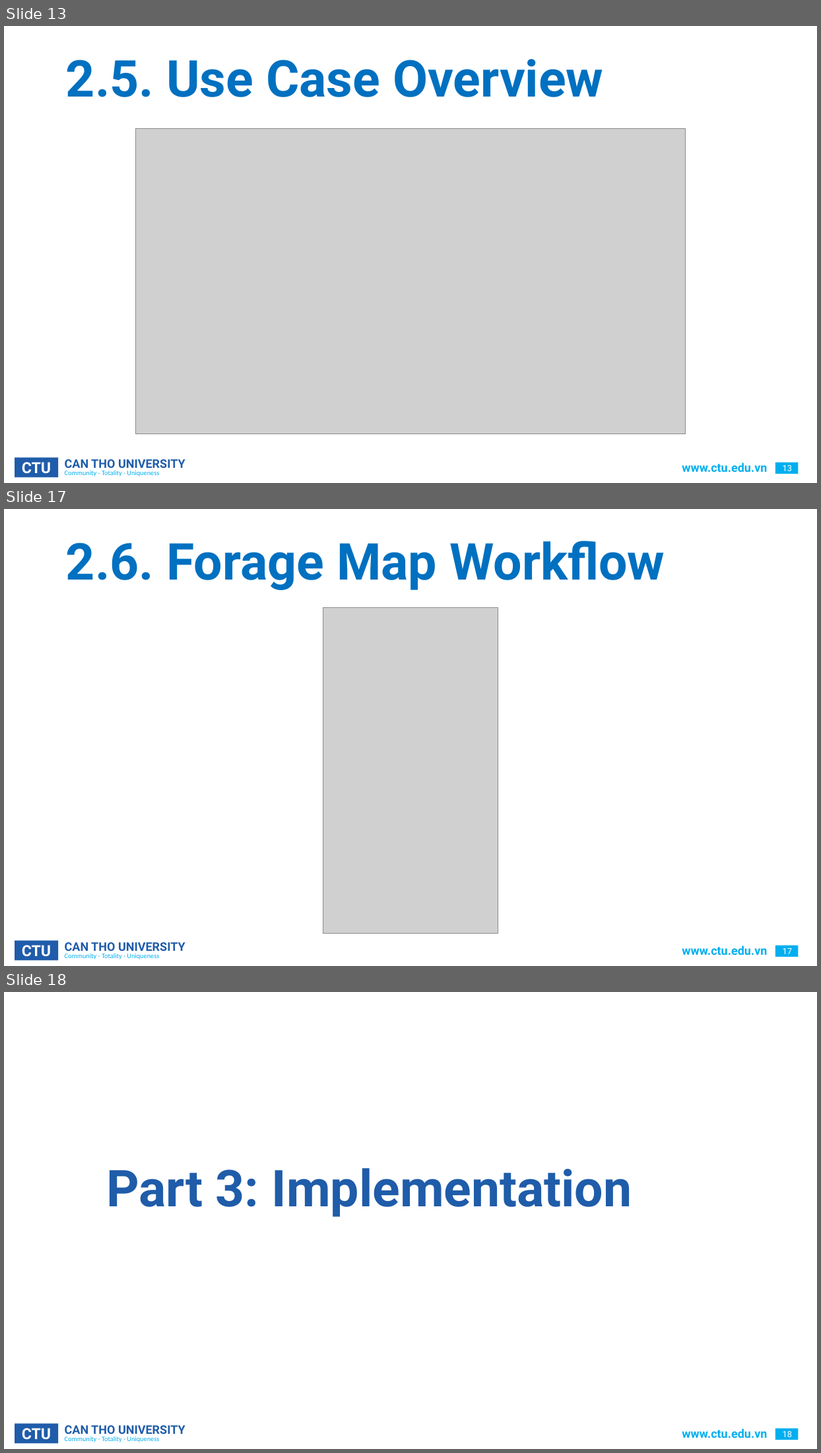
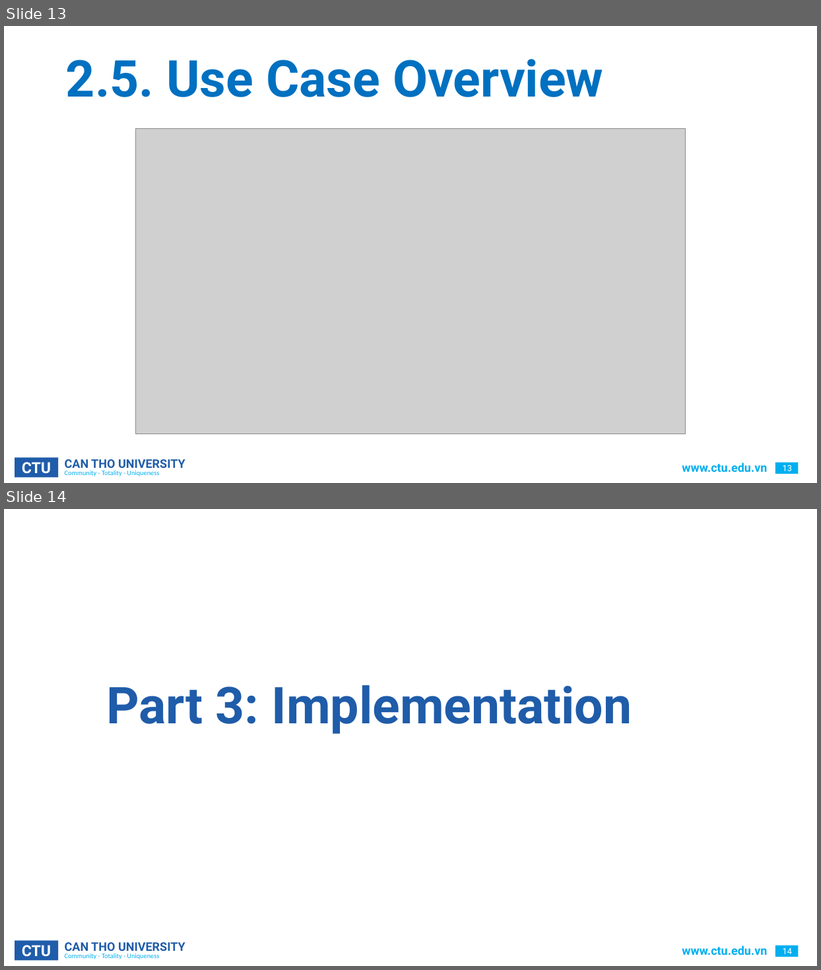
Before and after one commit to CommonHouseCat/fungiscan-mushroom-identifier, a slide deck: Báo cáo/GraduationThesis.pptx. Shown one above the other, each under a label of ours: slides 13, 17 and 18 before the commit, slides 13 and 14 after it; the slides between them are not shown. The pictures are 821x1453 and 821x970 pixels, drawn with LibreOffice and Linux fonts; fonts in the diff are those of the drawing; grey boxes stand for pictures; background and template pictures are left out. Boxes give left, top, right and bottom in pixels: in the first picture for what was removed or moved away, otherwise in the second. Text is boxed around its words. In the diff, an @@ line names an element or a change of style, - is before the commit and + after.

```diff
--- a/Báo cáo/GraduationThesis.pptx
+++ b/Báo cáo/GraduationThesis.pptx
@@ slide 17 removed at [4, 509, 817, 966], background #FFFFFF; not listed: 6 template elements that a slide beside it also shows @@
@@ title removed at [66, 541, 665, 590] @@
-2.6. Forage Map Workflow
@@ picture removed at [323, 608, 498, 934] @@
@@ what was slide 18 is now slide 14 @@
@@ page number at [783, 949, 792, 955]: text changed @@
-18
+14
```
Also in this commit, not shown: 3 other slides removed, 7 other files.
